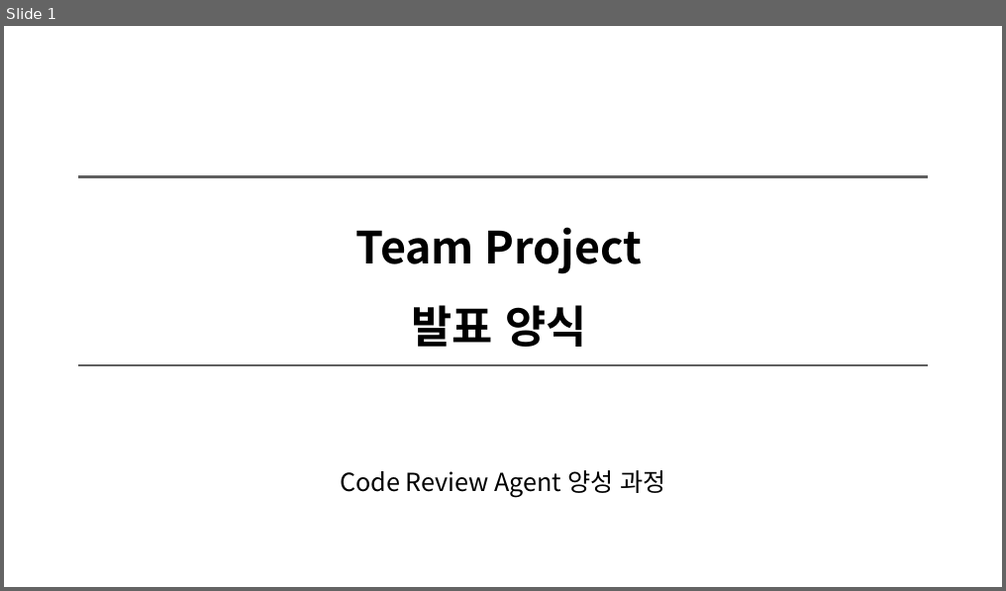
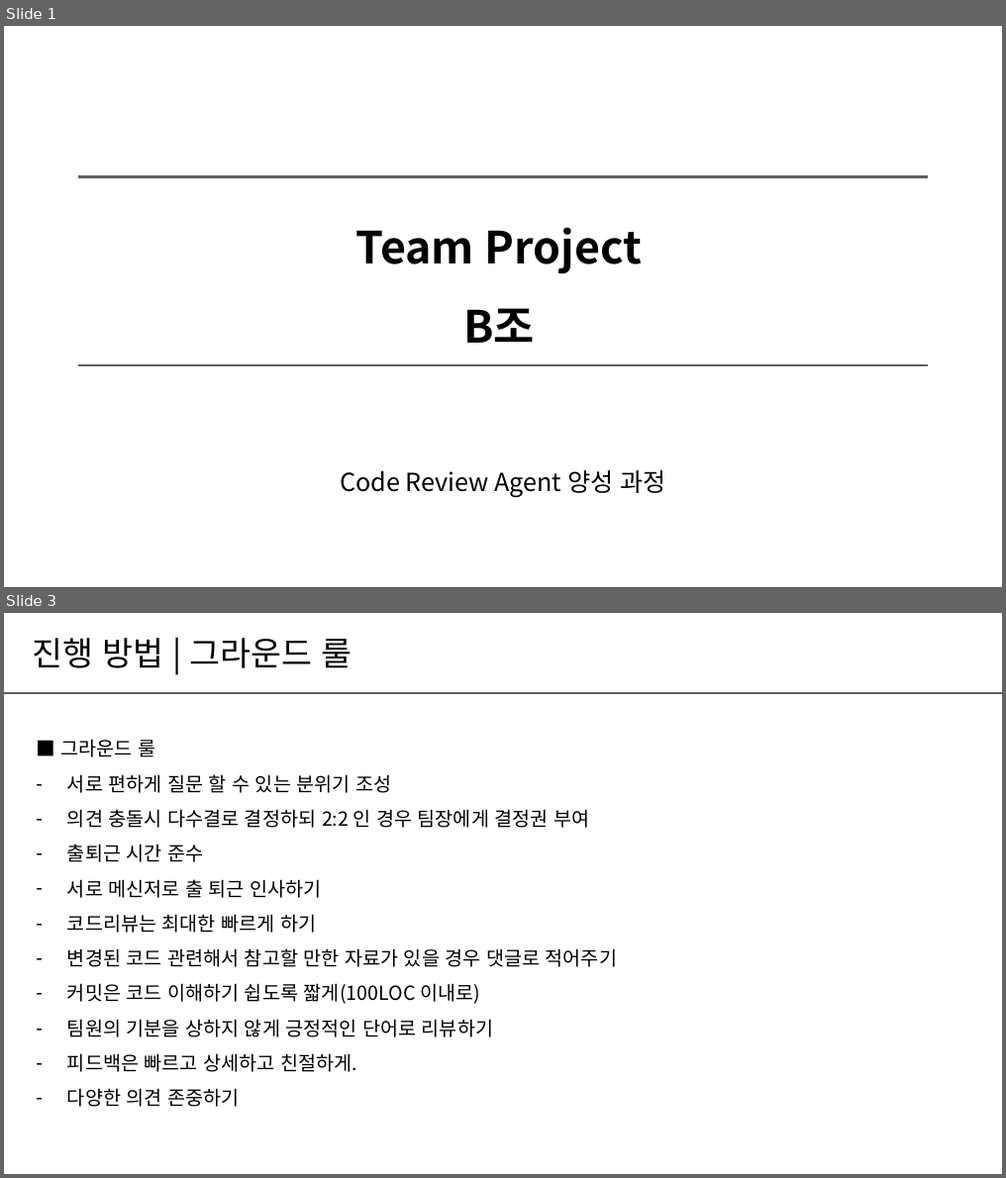
Before and after one commit to Rakjunyang/BeautifulCode, a slide deck: 팀프로젝트＿발표양식_B조.pptx. Shown one above the other, each under a label of ours: slide 1 before the commit, slides 1 and 3 after it; the slides between them are not shown. The pictures are 1006x591 and 1006x1178 pixels, drawn with LibreOffice and Linux fonts; fonts in the diff are those of the drawing. Boxes give left, top, right and bottom in pixels: in the first picture for what was removed or moved away, otherwise in the second. Text is boxed around its words. In the diff, an @@ line names an element or a change of style, - is before the commit and + after.

Commit message:
발표 자료 앞부분 작성 후 upload

```diff
--- a/팀프로젝트＿발표양식_B조.pptx
+++ b/팀프로젝트＿발표양식_B조.pptx
@@ slide 3 added at box(4, 613, 1002, 1174), background #FFFFFF @@
@@ text added at box(32, 638, 351, 668), 24 pt, text #000000 @@
+진행 방법 | 그라운드 룰
@@ line added from (4, 693) to (1002, 693), #5F5F5F 2 pt @@
@@ text added at box(61, 739, 617, 1107), 14 pt, text #000000 @@
+■ 그라운드 룰
+– 서로 편하게 질문 할 수 있는 분위기 조성
+– 의견 충돌시 다수결로 결정하되 2:2 인 경우 팀장에게 결정권 부여
+– 출퇴근 시간 준수
+– 서로 메신저로 출 퇴근 인사하기
+– 코드리뷰는 최대한 빠르게 하기
+– 변경된 코드 관련해서 참고할 만한 자료가 있을 경우 댓글로 적어주기
+– 커밋은 코드 이해하기 쉽도록 짧게(100LOC 이내로)
+– 팀원의 기분을 상하지 않게 긍정적인 단어로 리뷰하기
+– 피드백은 빠르고 상세하고 친절하게.
+– 다양한 의견 존중하기
@@ slide 1 changed as well @@
@@ text at box(356, 227, 642, 343): text changed @@
-Team Project
-발표 양식
+Team Project
+B조
```
Also in this commit, not shown: 2 other slides changed, 6 other slides added, 8 slides removed.
